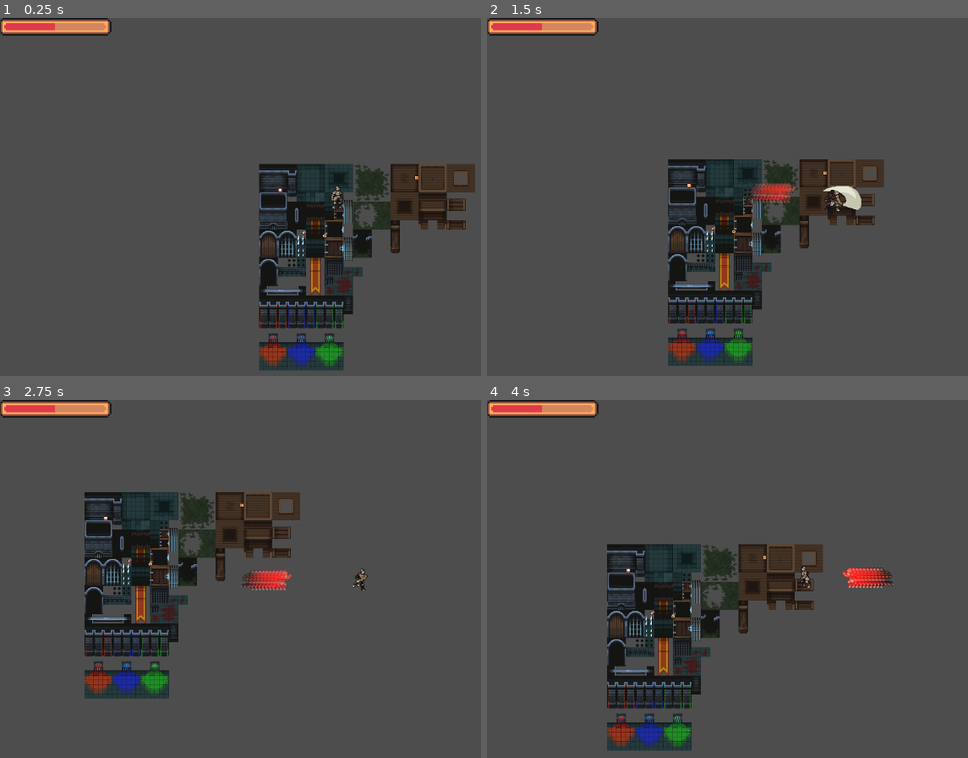
Above: before the commit, frames 1-4 (two rows, left to right).
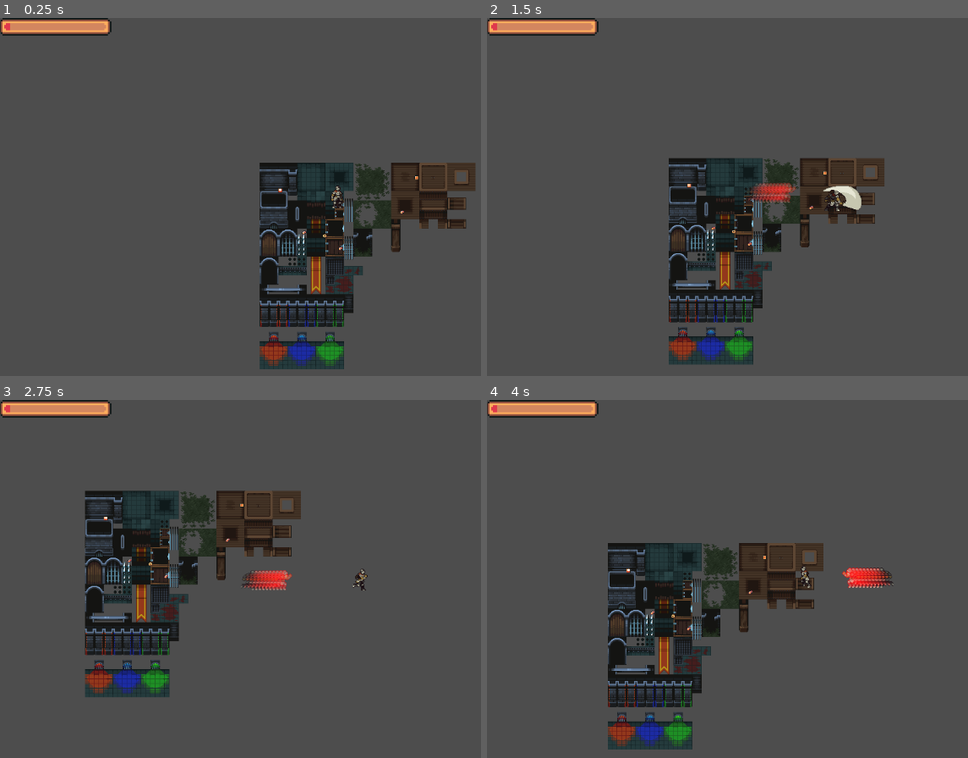
Above: after the commit, the same moments.

Repository: Gavy197/The-Big-Game-
Game: Godot game, scene res://Scenes/tempScene.tscn
Two runs of this game, one before a commit and one after it. Both use one fixed random seed, a clock stepped at 60 frames per second and the inputs below.
Inputs (mouse positions are in pixels of both pictures, inside the frame that each line leads up to):
- Up to frame 1 (0.25 s): no input
- Up to frame 2 (1.5 s): tap Enter at 0.5 s; move the mouse to (outside the picture) at 0.52 s; hold D (walkRight) 0.53-1.28 s; tap Shift (Dash) at 0.6 s; move the mouse to (689, 225) at 1.27 s; hold S (walkDown) from 1.28 s (still down); click (689, 225) at 1.35 s
- Up to frame 3 (2.75 s): move the mouse to (404, 507) at 2.02 s; release S (walkDown) at 2.03 s; hold D (walkRight) from 2.03 s (still down); tap Shift (Dash) at 2.1 s
- Up to frame 4 (4 s): move the mouse to (790, 664) at 2.77 s; release D (walkRight) at 2.78 s; hold W (walkUp) 2.78-3.53 s; click (790, 664) at 2.85 s; move the mouse to (outside the picture) at 3.52 s; hold A (walkLeft) from 3.53 s (still down); tap Shift (Dash) at 3.6 s

The runs differ from the first frame. In frame 1, 4.1% of the frame differs, in the area x 2-99%, y 1-99%; in frame 2, 4.0%; in frame 3, 4.2%, in the area x 2-63%, y 1-84%; in frame 4, 4.1%.

Commit message:
fix the consume func

Diff:
--- a/Scenes/HUD/inventory/inventory.gd
+++ b/Scenes/HUD/inventory/inventory.gd
@@ -17,3 +17,29 @@
 			emptySlots[0].amount = 1
 
 	updated.emit()
+#func remove(item: InventoryItem):
+	#slots.erase(item)
+
+
+func removeSlot(inventorySlot: InventorySlot):
+	var index = slots.find(inventorySlot)
+	if index < 0: return
+
+	slots[index] = inventorySlot.new()
+	updated.emit()
+	remove_at_index(index)
+
+
+func remove_at_index(index: int) -> void:
+	slots[index] = InventorySlot.new()
+	updated.emit()
+
+
+func insertSlot(index: int, inventorySlot: InventorySlot):
+	slots[index] = inventorySlot
+	updated.emit()
+
+
+func use_item_at_index(index: int) -> void:
+	if index < 0 || index >= slots.size() || !slots[index].item: return
+	remove_at_index(index)
--- a/Scenes/HUD/inventory/slot_gui.gd
+++ b/Scenes/HUD/inventory/slot_gui.gd
@@ -4,6 +4,10 @@
 @onready var backgroundSprite: Sprite2D = $background
 @onready var itemSprite: Sprite2D = $CenterContainer/Panel/item
 @onready var amountLabel: Label = $CenterContainer/Panel/Label
+@onready var main_player: CharacterBody2D = $"../../../../../Player"
+@onready var HealthBar: TextureProgressBar = $HealthBar
+
+
 
 func update(slot: InventorySlot):
 	#if the item is null
@@ -20,8 +24,11 @@
 		amountLabel.visible = true
 		amountLabel.text = str(slot.amount)
 
+func _ready():
+	main_player.healthChanged.connect(update)
 
-
-
-func onSlotClicked() -> void:
+func _on_pressed() -> void:
+	#inventory. remove()
+	main_player.currentHealth += 20
+	print(main_player.currentHealth)
 	pass # Replace with function body.
--- a/Scenes/tempScene.tscn
+++ b/Scenes/tempScene.tscn
@@ -13,7 +13,7 @@
 [node name="Node2D" type="Node2D"]
 
 [node name="Sprite2D" type="Sprite2D" parent="."]
-position = Vector2(-1, 1)
+position = Vector2(0, -1)
 texture = ExtResource("1_jkkxa")
 
 [node name="Player" parent="." instance=ExtResource("2_uwci4")]
@@ -43,4 +43,10 @@
 [node name="coin" parent="." instance=ExtResource("7_fhepc")]
 position = Vector2(67, -176)
 
+[node name="beaf" parent="." instance=ExtResource("4_temte")]
+position = Vector2(-62, -55)
+
+[node name="beaf3" parent="." instance=ExtResource("4_temte")]
+position = Vector2(43, -117)
+
 [connection signal="area_entered" from="beaf2" to="Player" method="_on_beaf_2_area_entered"]
--- a/Scripts/Player/main_player.gd
+++ b/Scripts/Player/main_player.gd
@@ -8,7 +8,7 @@
 const SPEED = 200.0
 
 #Varibales
-@export var currentHealth: int = 50
+@export var currentHealth: int = 10
 #Varibales
 #@export var inventory: Inventory
 @export var maxHealth: int = 100
@@ -143,7 +143,5 @@
 
 
 func _on_pickup_area_area_entered(area: Area2D) -> void:
-	print("Pickup")
 	if area.has_method("collect"):
-		print("pickupin")
 		area.collect(inventory)
--- a/Scripts/gui/HealthBar.gd
+++ b/Scripts/gui/HealthBar.gd
@@ -1,5 +1,4 @@
 extends TextureProgressBar
-
 
 
 @onready var player:CharacterBody2D = $"../../Player"
--- a/Scripts/gui/inventory_gui.gd
+++ b/Scripts/gui/inventory_gui.gd
@@ -10,16 +10,8 @@
 @onready var slots: Array = $NinePatchRect/GridContainer.get_children()
 
 func _ready():
-	connectSlots()
 	inventory.updated.connect(update)
 	update()
-
-func connectSlots():
-	for slot in slots:
-		var callable = Callable(onSlotClicked)
-		callable = callable.bind(slot)
-		slot.pressed.connect(callable)
-
 
 #update all slots in the inventory
 func update():
@@ -35,6 +27,3 @@
 	visible = false
 	isOpen = false
 	closed.emit()
-
-func onSlotClicked(slot):
-	pass
